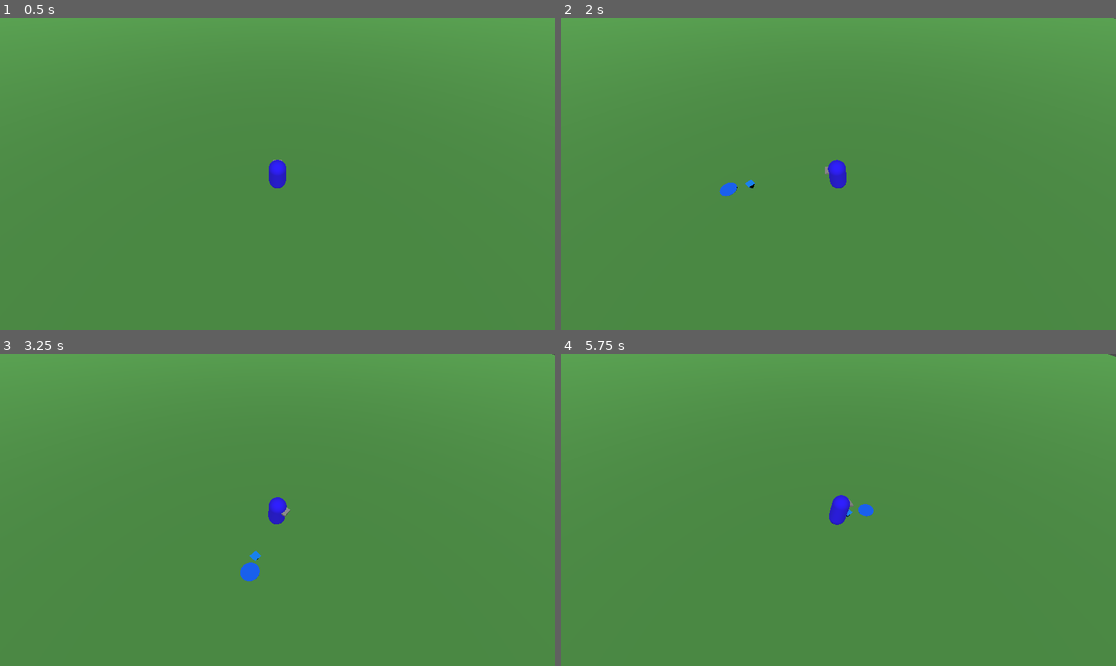
Above: before the commit, frames 1-4 (two rows, left to right).
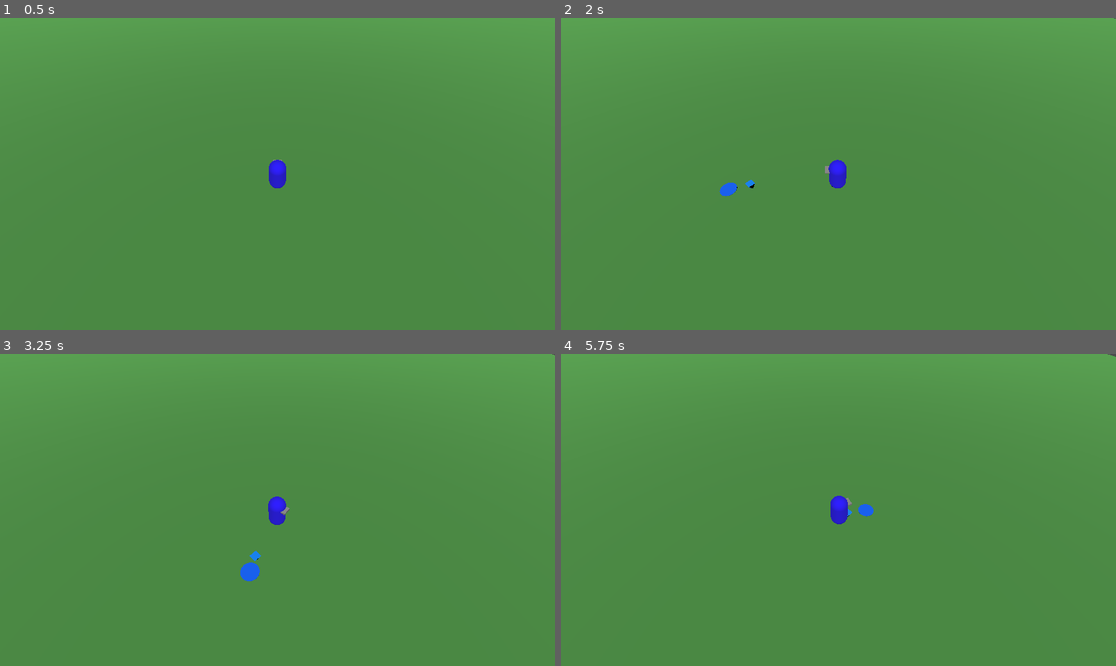
Above: after the commit, the same moments.

Repository: vitorreao/dungeon_walkers
Game: Godot game, scene res://Level.tscn
Two runs of this game, one before a commit and one after it. Both use one fixed random seed, a clock stepped at 60 frames per second and the inputs below.
Inputs (mouse positions are in pixels of both pictures, inside the frame that each line leads up to):
- Up to frame 1 (0.5 s): no input
- Up to frame 2 (2 s): tap Enter at 0.5 s; move the mouse to (960, 158) at 0.52 s; click (960, 158) at 0.67 s; move the mouse to (727, 189) at 1.27 s; click (727, 189) at 1.42 s
- Up to frame 3 (3.25 s): move the mouse to (333, 441) at 2.02 s; click (333, 441) at 2.17 s; move the mouse to (249, 572) at 2.77 s; click (249, 572) at 2.92 s
- Up to frame 4 (5.75 s): move the mouse to (1005, 556) at 3.52 s; click (1005, 556) at 3.67 s; move the mouse to (672, 463) at 4.27 s; click (672, 463) at 4.42 s; move the mouse to (866, 510) at 5.02 s; click (866, 510) at 5.17 s

Frame 1 is identical in both runs. In frame 2, less than 0.1% of the frame differs, in the area x 47-52%, y 45-55%; in frame 3, less than 0.1%; in frame 4, less than 0.1%, in the area x 48-99%, y 0-55%.

Commit message:
Fixed character look_at

Diff:
--- a/player.gd
+++ b/player.gd
@@ -12,8 +12,8 @@
 var _is_navigating: bool = false
 var _curr_dest_position: Vector3 = Vector3.ZERO
 var _rotation_t: float = 0.0
-var _curr_src_rotation: Basis
-var _curr_dest_rotation: Basis
+var _curr_src_rotation: float
+var _curr_dest_rotation: float
 
 func _on_new_nav_target(node: NavArea, position: Vector3):
 	navigation_agent.set_target_position(position)
@@ -34,10 +34,13 @@
 	if _curr_dest_position != next_path_position:
 		_rotation_t = 0.0
 		_curr_dest_position = next_path_position
-		_curr_src_rotation = transform.basis
-		_curr_dest_rotation = transform.looking_at(next_path_position, Vector3.UP).basis
+		_curr_src_rotation = rotation.y
+		var aux_transform = transform
+		look_at(next_path_position, Vector3.UP)
+		_curr_dest_rotation = rotation.y
+		transform = aux_transform
 	_rotation_t = min(_rotation_t + delta * turn_speed, 1.0)
-	transform.basis = _curr_src_rotation.slerp(_curr_dest_rotation, _rotation_t)
+	rotation.y = lerp_angle(_curr_src_rotation, _curr_dest_rotation, _rotation_t)
 
 func _set_new_velocity():
 	var next_path_position : Vector3 = navigation_agent.get_next_path_position()
